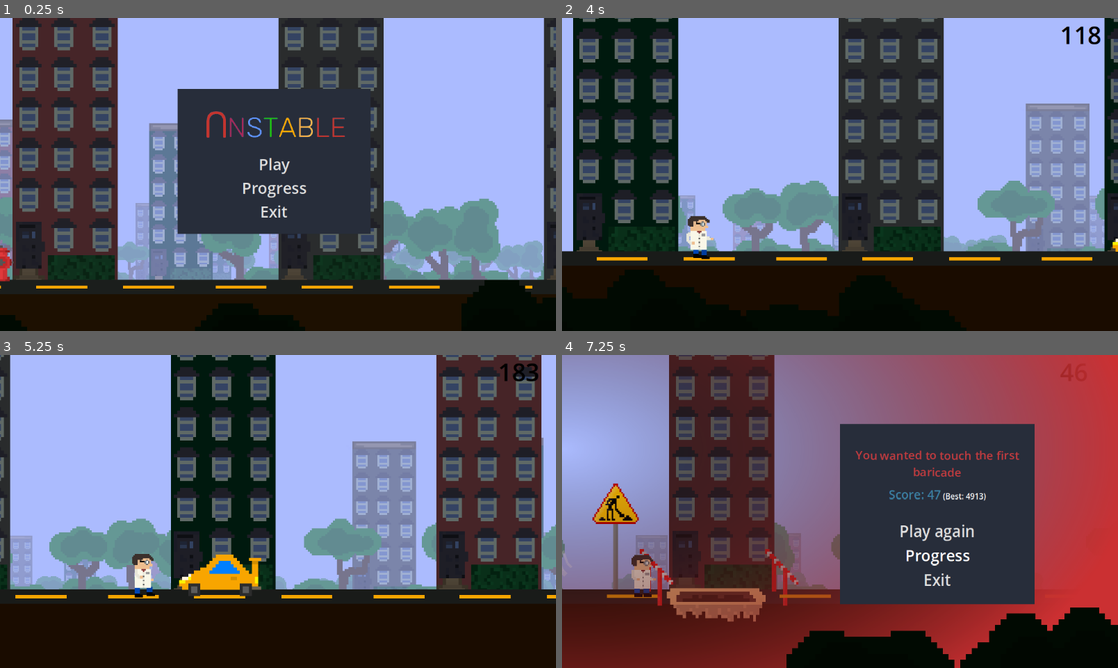
Above: before the commit, frames 1-4 (two rows, left to right).
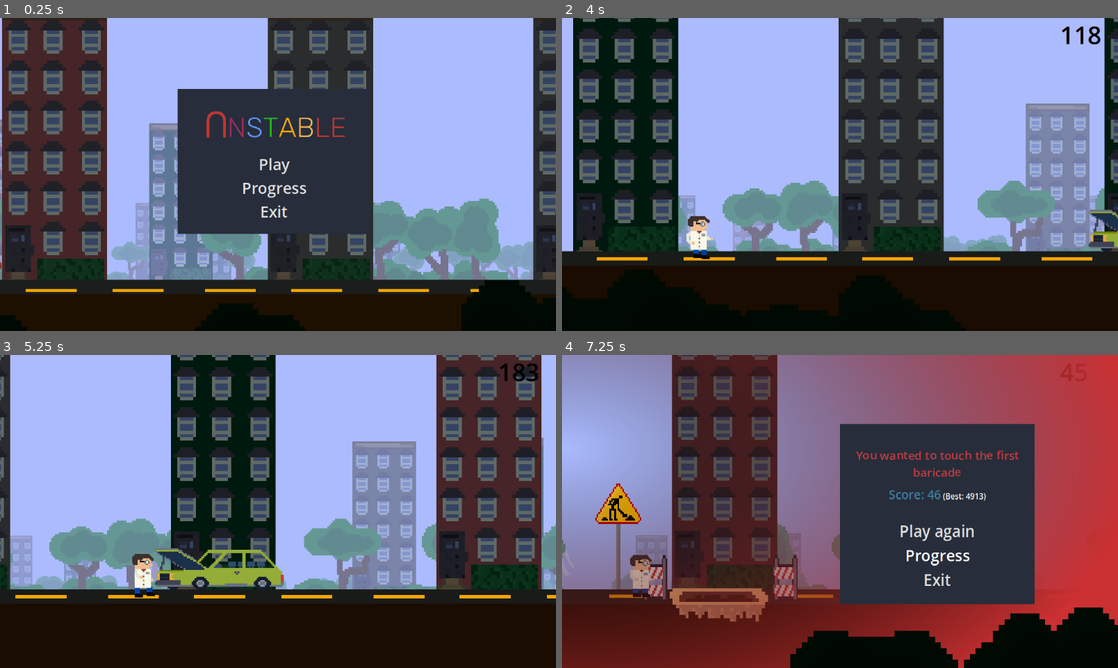
Above: after the commit, the same moments.

Repository: kir-55/Unstable
Game: Godot game, scene res://Scenes/main.tscn
Same seed, same stepped clock (60 frames per second), same inputs: the game is played once before the commit and once after it.
Inputs (mouse positions are in pixels of both pictures, inside the frame that each line leads up to):
- Up to frame 1 (0.25 s): no input
- Up to frame 2 (4 s): click "Play" at 0.5 s; move the mouse to (962, 158) at 1.27 s; hold Space (up) 1.28-2 s; tap S (bottom) at 1.35 s; click (962, 158) at 1.42 s; drag from (728, 190) to (812, 237) at 2.02 s; move the mouse to (895, 105) at 2.77 s; tap A (stop) at 2.85 s; drag from (812, 237) to (673, 127) at 3.52 s
- Up to frame 3 (5.25 s): move the mouse to (444, 558) at 4.27 s; hold Space (up) 4.28-5 s; tap Shift (dash) at 4.35 s; drag from (111, 464) to (283, 592) at 5.02 s
- Up to frame 4 (7.25 s): click "Play again" at 5.75 s; move the mouse to (867, 511) at 6.52 s; hold Space (up) from 6.53 s (still down); tap S (bottom) at 6.6 s; click (867, 511) at 6.67 s

The runs differ from the first frame. In frame 1, 20% of the frame differs, in the area x 0-100%, y 0-88%; in frame 2, 0.5%; in frame 3, 2.3%; in frame 4, 5.4%.

Commit message:
Changed car and hole barrier textures

Diff:
--- a/Decorations/City/car.tres
+++ b/Decorations/City/car.tres
@@ -12,5 +12,5 @@
 chance_multiplyer = 1
 type = 1
 incompatible_with_types = Array[int]([1, 2])
-min_scale = 5.0
-max_scale = 6.0
+min_scale = 3.0
+max_scale = 3.0
--- a/Scenes/Decorations/car.tscn
+++ b/Scenes/Decorations/car.tscn
@@ -1,10 +1,8 @@
-[gd_scene load_steps=7 format=3 uid="uid://spdye7fmeaws"]
+[gd_scene load_steps=5 format=3 uid="uid://spdye7fmeaws"]
 
 [ext_resource type="Texture2D" uid="uid://dmq13ktr5f57d" path="res://Textures/Decorations/car.png" id="1_q7l73"]
 [ext_resource type="Script" path="res://Scripts/Decorations/deadly_area.gd" id="2_3v8b0"]
 [ext_resource type="Texture2D" uid="uid://da7dr7k2t2rsa" path="res://Textures/Decorations/car1.png" id="2_wket5"]
-[ext_resource type="Texture2D" uid="uid://d4cv23pe68sxq" path="res://Textures/Decorations/car2.png" id="3_gpkfi"]
-[ext_resource type="Texture2D" uid="uid://dq65p2b4khibq" path="res://Textures/Decorations/car3.png" id="4_80tqy"]
 
 [sub_resource type="GDScript" id="GDScript_yi0s1"]
 script/source = "extends Sprite2D
@@ -19,23 +17,22 @@
 "
 
 [node name="Area2D" type="Area2D" groups=["Obsticle"]]
-position = Vector2(0, -2)
 collision_layer = 3
 collision_mask = 3
 script = ExtResource("2_3v8b0")
 death_messages = Array[String](["You was slain by a car", "You broke your leg, while kicking the car", "You was curious, what is the car made of (it was metal)"])
 
 [node name="CollisionPolygon2D" type="CollisionPolygon2D" parent="."]
-position = Vector2(0, -6)
+position = Vector2(0, -14)
 scale = Vector2(1.08, 1.14496)
-polygon = PackedVector2Array(4.58333, -4.66667, 8.41667, -1.83334, 10.6667, -2.41667, 12.5, -2.16667, 12.5833, 7.25, -12.5833, 7.25, -12.5, 1.41666, -1.41667, -4.75)
+polygon = PackedVector2Array(-7.40741, -8.73393, 9.25926, -8.73393, 24.0741, -8.73393, 32.4074, 0, 37.037, 5.24036, 37.037, 11.3541, -38.8889, 11.3541, -35.1852, -3.49357, -37.963, -6.98714, -37.963, -9.60732, -23.1481, -9.60732, -13.8889, -3.49357)
 
 [node name="Car" type="Sprite2D" parent="."]
 z_index = 5
-position = Vector2(-0.0833333, 0.0833302)
+position = Vector2(5.96046e-08, -8)
 texture = ExtResource("1_q7l73")
 offset = Vector2(-0.41695, -3.83333)
 script = SubResource("GDScript_yi0s1")
-visual_variations = Array[Texture2D]([ExtResource("1_q7l73"), ExtResource("2_wket5"), ExtResource("3_gpkfi"), ExtResource("4_80tqy")])
+visual_variations = Array[Texture2D]([ExtResource("1_q7l73"), ExtResource("2_wket5")])
 
 [connection signal="body_entered" from="." to="." method="_on_body_entered"]
--- a/Scenes/Decorations/hole.tscn
+++ b/Scenes/Decorations/hole.tscn
@@ -2,19 +2,20 @@
 
 [ext_resource type="Texture2D" uid="uid://dumv6v0grpcg5" path="res://Textures/Decorations/nowa_dziura.png" id="1_hyjar"]
 [ext_resource type="Script" path="res://Scripts/Decorations/deadly_area.gd" id="2_ebr3f"]
-[ext_resource type="Texture2D" uid="uid://mfhqfusv0tgx" path="res://Textures/Decorations/nowa_barierka.png" id="3_mn1go"]
 [ext_resource type="Script" path="res://Scripts/health_system.gd" id="4_ytwoc"]
-[ext_resource type="PackedScene" uid="uid://c6jkxex0pqycv" path="res://Scenes/Explosions/barier_explosion.tscn" id="5_t4h6e"]
+[ext_resource type="PackedScene" uid="uid://c6jkxex0pqycv" path="res://Scenes/explosions/barier_explosion.tscn" id="5_t4h6e"]
+[ext_resource type="Texture2D" uid="uid://cr8dnnmcwfiht" path="res://Textures/Decorations/barierka.png" id="6_csbap"]
 [ext_resource type="Texture2D" uid="uid://byt2uuian5r3w" path="res://Textures/Decorations/nowy_znak.png" id="6_r3kei"]
 
 [sub_resource type="RectangleShape2D" id="RectangleShape2D_1iamu"]
 size = Vector2(24, 1.66667)
 
 [sub_resource type="RectangleShape2D" id="RectangleShape2D_ol1y4"]
-size = Vector2(7.14286, 16.6428)
+size = Vector2(11.4286, 16.6428)
 
 [node name="Area2D" type="Area2D" groups=["Obsticle"]]
-position = Vector2(0.0833333, -5.08333)
+z_index = 4
+position = Vector2(0, -5)
 script = ExtResource("2_ebr3f")
 death_messages = Array[String](["You fell down the hole", "Huge hole suck you into, you couldn't resist", "You decided to check what is inside the hole"])
 
@@ -36,7 +37,7 @@
 texture = ExtResource("6_r3kei")
 
 [node name="Barier1" type="Area2D" parent="."]
-position = Vector2(-19.8833, -6.05)
+position = Vector2(-20.8833, -8.05)
 scale = Vector2(0.7, 0.7)
 collision_layer = 3
 collision_mask = 3
@@ -49,14 +50,17 @@
 explosion_prefab = ExtResource("5_t4h6e")
 
 [node name="Sprite2D" type="Sprite2D" parent="Barier1"]
-texture = ExtResource("3_mn1go")
+position = Vector2(-0.166711, 6.79761)
+scale = Vector2(0.601504, 1.2619)
+texture = ExtResource("6_csbap")
 
 [node name="CollisionShape2D" type="CollisionShape2D" parent="Barier1"]
-position = Vector2(-0.523806, 7.69048)
+position = Vector2(-0.16671, 7.69048)
+scale = Vector2(1, 1)
 shape = SubResource("RectangleShape2D_ol1y4")
 
 [node name="Barier2" type="Area2D" parent="."]
-position = Vector2(19.45, -6.05)
+position = Vector2(20.45, -8.05)
 scale = Vector2(0.7, 0.7)
 collision_layer = 3
 collision_mask = 3
@@ -69,7 +73,9 @@
 explosion_prefab = ExtResource("5_t4h6e")
 
 [node name="Sprite2D" type="Sprite2D" parent="Barier2"]
-texture = ExtResource("3_mn1go")
+position = Vector2(-0.642859, 6.79761)
+scale = Vector2(0.601504, 1.2619)
+texture = ExtResource("6_csbap")
 
 [node name="CollisionShape2D" type="CollisionShape2D" parent="Barier2"]
 position = Vector2(-0.476191, 7.55953)
--- a/Scenes/main.tscn
+++ b/Scenes/main.tscn
@@ -118,6 +118,7 @@
 [node name="StaticBody2D" type="StaticBody2D" parent="MovingGround/TerrainGenerator/GrassLine"]
 
 [node name="DecorationSpawner" type="Node2D" parent="MovingGround/TerrainGenerator" node_paths=PackedStringArray("rs", "sloper", "player", "line", "terrain_generator")]
+position = Vector2(-22, 7)
 scale = Vector2(1.10038, 1.15793)
 script = ExtResource("9_hthcy")
 load_radius = 3
--- a/player_data.json
+++ b/player_data.json
@@ -1 +1 @@
-{"amulet_collection":[1,2,3,5,6,7,9,10,11,12,0],"best_score":4913}
+{"amulet_collection":[0,1,2,3,5,6,7,9,10,11,12],"best_score":4913}
Binary file added: Textures/Decorations/barierka.png
Not shown, changed: Textures/Decorations/barierka.png.import
Binary file changed: Textures/Decorations/car.png
Binary file changed: Textures/Decorations/car1.png
Binary file removed: Textures/Decorations/car2.png
Binary file removed: Textures/Decorations/car3.png
Not shown, removed: Textures/Decorations/car3.png.import
